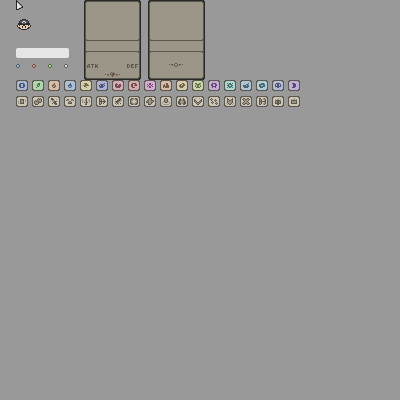
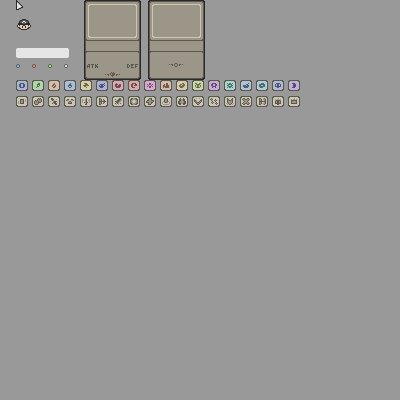
Two versions of the same layered image (w=400, h=400). Layer-by-layer changes:
painted on "main" (2nd of 2, in "main") over [88, 4, 201, 38]
